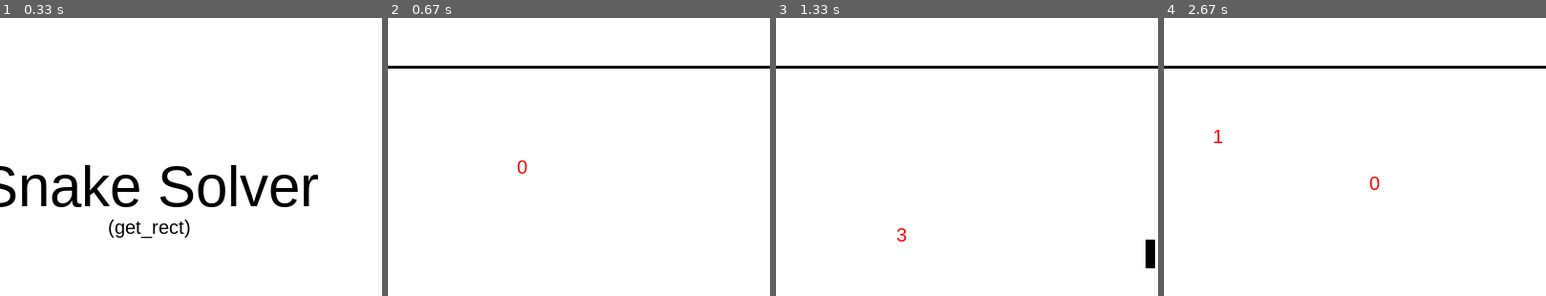
Above: before the commit, frames 1-4 (left to right).
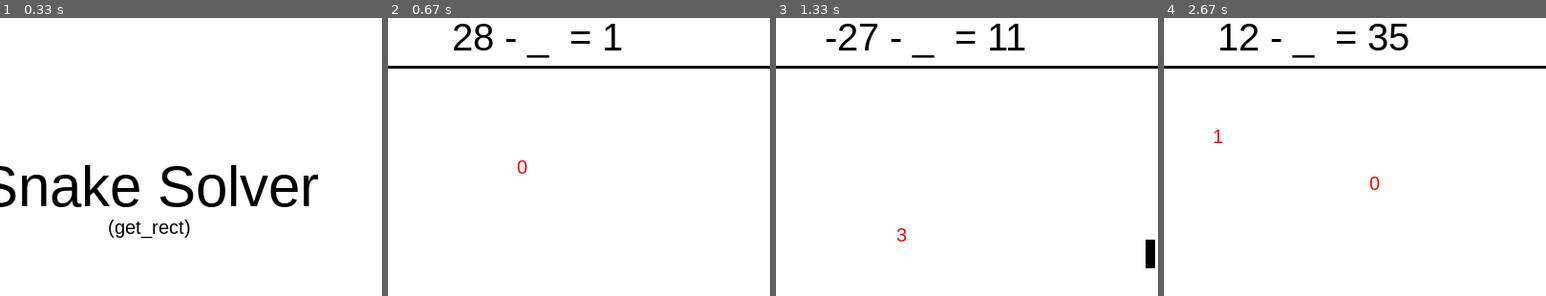
Above: after the commit, the same moments.

Repository: texascloud/gamejam
Game: pygame game, started from menu.py
Same seed, same stepped clock (60 frames per second), same inputs: the game is played once before the commit and once after it.
Inputs:
- Up to frame 1 (0.33 s): no input
- Up to frame 2 (0.67 s): tap Enter at 0.33 s
- Up to frame 3 (1.33 s): hold Up from 1.17 s (still down)
- Up to frame 4 (2.67 s): release Up at 1.63 s; hold Right 1.67-2.13 s; tap Enter at 2.17, 2.5 s
The pictures show only the part of the screen within x 30-80%, y 0-50%; the shares and areas given below are measured in that part.

Frame 1 is identical in both runs. In frame 2, 0.8% of the frame differs, in the area x 17-62%, y 2-15%; in frame 3, 0.9%; in frame 4, 1.0%, in the area x 14-64%, y 2-15%.

Commit message:
Added function generation

Diff:
--- a/game.py
+++ b/game.py
@@ -22,6 +22,18 @@
 	x_pos = 300
 	y_pos = 300
 	snake = [pygame.Rect(x_pos, y_pos, snakeSize, snakeSize)]
+
+	ops = ["+", "-"]
+	eq = ""
+	correct_val = 0
+
+	def equation():
+		correct_val = random.randint(-50, 50)
+		op = ops[random.randint(0, len(ops)-1)]
+		var = random.randint(-50, 50)
+		result = eval(str(var) + " " + op + " " + str(correct_val))
+		eq = str(var) + " " + str(op) + " _ " + " = " + str(result)
+		return eq
 
 	score = 0
 	fps = 40
@@ -93,7 +105,7 @@
 		clock.tick(fps)
 		for event in pygame.event.get():
 			if event.type == pygame.QUIT:
-				gameExit = True
+				sys.exit(0)
 			elif event.type == pygame.KEYDOWN:
 				if event.key == pygame.K_LEFT and x_speed == 0:
 					x_speed = -snakeSize
@@ -133,7 +145,7 @@
 		for part in range(len(snake)-1):
 			idx = snake[len(snake)-1].colliderect(snake[part])
 			if idx != 0:
-				gameOver("self")
+				gameOver()
 				gameExit = True;
 
 
@@ -141,6 +153,8 @@
 		if newEquation:
 			#create list of randomly generated numbers
 			random_nums = [random.randint(0, 10) for x in range(num_apples)] #[1, 5, 7, 2]
+			eq = equation()
+
 			newEquation = False
 
 		for i in range(num_apples):
@@ -159,8 +173,9 @@
 		scoreText = scoreFont.render("Score: " + str(score), True, (0, 100, 0))
 		scoreText_rect = scoreText.get_rect()
 		screen.blit(scoreText, [5,5])
-		# idx = head.collidelist(snake)
-		# if(idx < 0):
-		# 	print idx
+
+		equationText = scoreFont.render(eq, True, black)
+		equationText_rect = equationText.get_rect()
+		screen.blit(equationText, [width/2 - (equationText_rect.w/2),5])
 
 		pygame.display.update()
Not shown, changed: game.pyc
